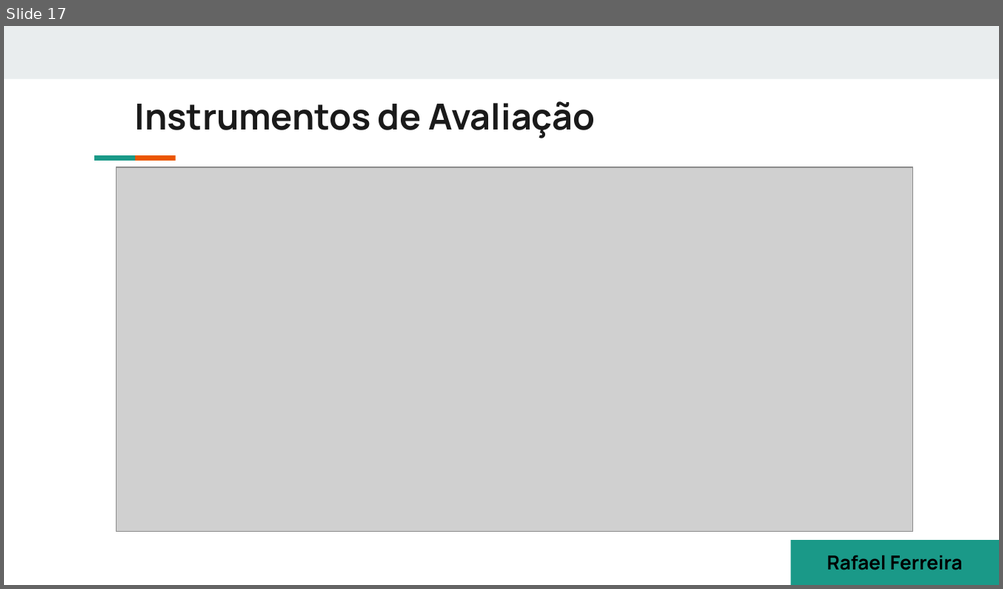
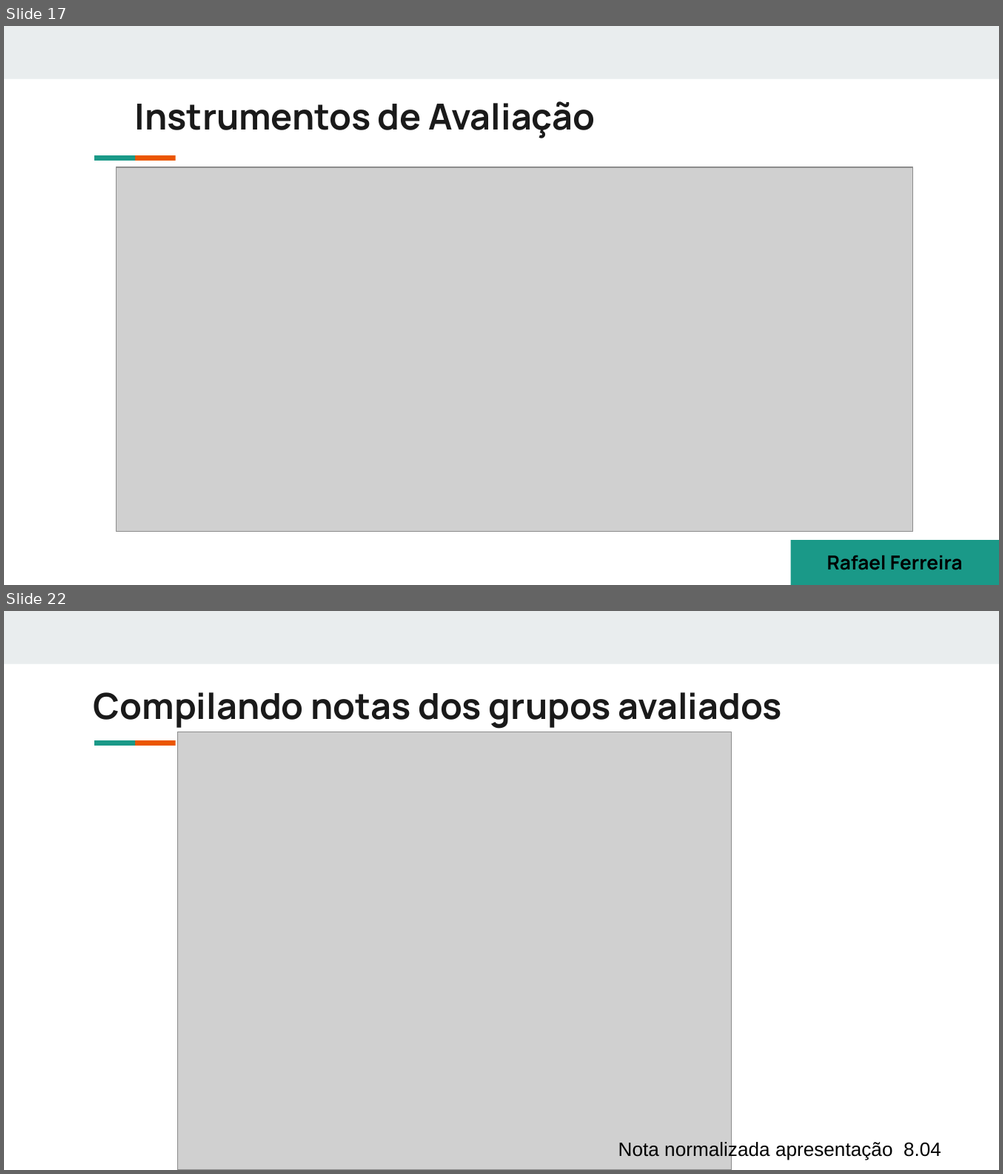
Before and after one commit to danielcestari/preparacao_pedagogica, a slide deck: Avaliação.odp. Shown one above the other, each under a label of ours: slide 17 before the commit, slides 17 and 22 after it; the slides between them are not shown. The pictures are 1003x589 and 1003x1174 pixels, drawn with LibreOffice and Linux fonts; fonts in the diff are those of the drawing; grey boxes stand for pictures. Boxes give left, top, right and bottom in pixels: in the first picture for what was removed or moved away, otherwise in the second. Text is boxed around its words. In the diff, an @@ line names an element or a change of style, - is before the commit and + after.

```diff
--- a/Avaliação.odp
+++ b/Avaliação.odp
@@ slide 22 added at bbox=[4, 611, 999, 1170], background #FFFFFF; not listed: 3 template elements that a slide beside it also shows @@
@@ title added at bbox=[94, 692, 782, 729], 26 pt, text #1A1A1A, bold @@
+Compilando notas dos grupos avaliados
@@ picture added at bbox=[178, 732, 731, 1170] @@
@@ text added at bbox=[618, 1141, 941, 1161], 14 pt, text #000000 @@
+Nota normalizada apresentação 8.04
```
Also in this commit, not shown: 11 other slides added, 6 other files.
